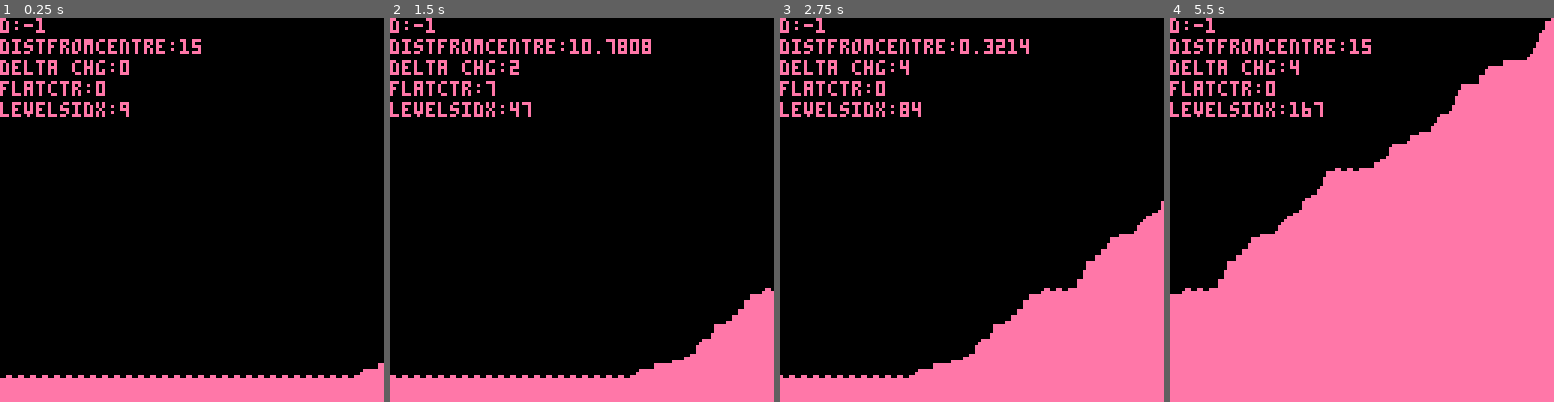
Above: before the commit, frames 1-4 (left to right).
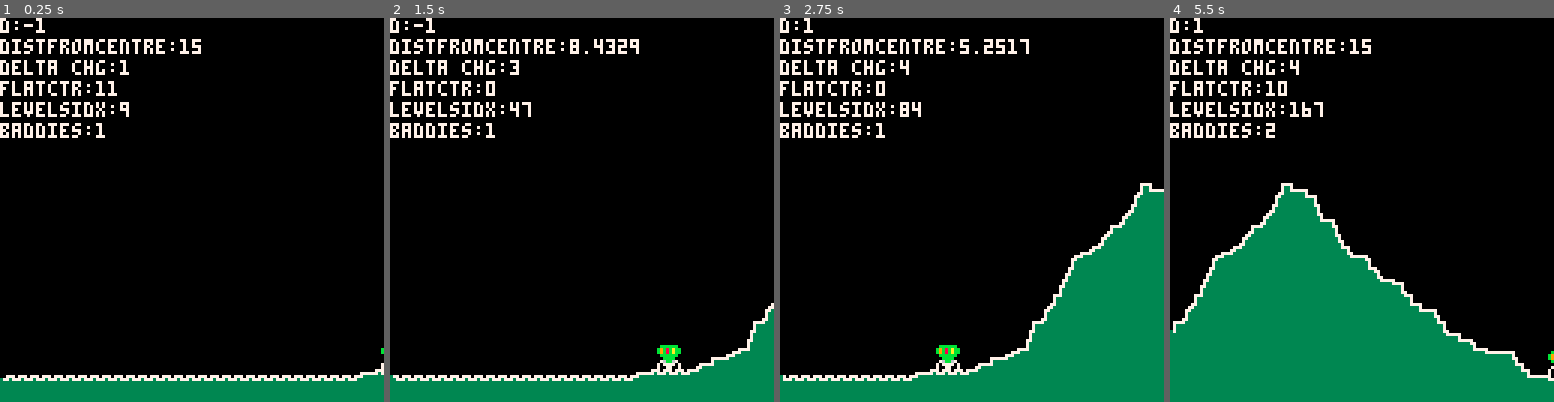
Above: after the commit, the same moments.

Repository: alexhunsley/pico-raider
Game: PICO-8 cartridge raider.p8
Same seed, same stepped clock (60 frames per second), same inputs: the game is played once before the commit and once after it.
Inputs:
- Up to frame 1 (0.25 s): no input
- Up to frame 2 (1.5 s): no input
- Up to frame 3 (2.75 s): no input
- Up to frame 4 (5.5 s): no input

The runs differ from the first frame. In frame 1, 10% of the frame differs, in the area x 0-100%, y 0-100%; in frame 2, 14%; in frame 3, 25%; in frame 4, 66%.

Commit message:
Spawning fuel depos now

Diff:
--- a/raider.p8
+++ b/raider.p8
@@ -1,6 +1,9 @@
 pico-8 cartridge // http://www.pico-8.com
 version 8
 __lua__
+baddies={}
+
+
 level=120
 flatmode=1
 deltacounter=0
@@ -10,17 +13,17 @@
 
 flatcounter=0
 chanceflat=2
-flatwidth=10
+flatwidth=12
 
 leveldelta=-1
 
-maxslope=3
+maxslope=4
 
 ldch=0
 distfromcentre=0
 -- dists are from bottom
 -- of screen
-highestland=100
+highestland=115
 lowestland=30
 midland=(highestland+lowestland)/2
 landhalf=(highestland-lowestland)/2
@@ -37,6 +40,7 @@
 levelsidx=1
 
 function _init()
+ srand(314)
  for i=1,128 do
   if i%4 > 1 then
    levels[i]=120
@@ -46,8 +50,24 @@
  end
 end
 
+function newbaddy(x,y)
+ baddy={}
+ baddy.x=x
+ baddy.y=y
+ baddy.spr=1
+ return baddy
+end
+
+function getendlevelidx()
+ return 1+(levelsidx+127)%128
+end
+
+function rightmostheight()
+ return levels[endlevelidx]
+end
+
 function updatelevel()
- endlevelidx=1+(levelsidx+127)%128
+ endlevelidx=getendlevelidx()
  oldlevel=levels[1+(endlevelidx-1+127)%128]
 
  deltoid=0
@@ -83,6 +103,19 @@
  end
 end
 
+function spawnlandbaddy()
+ add(baddies,
+   newbaddy(129,
+   rightmostheight()-8))
+end
+
+function updatebaddy(baddy)
+ baddy.x-=1
+ --if baddy.x<-8 then
+ -- remove(baddies,baddy)
+ --end
+end
+
 function _update()
 -- fr=(fr+1)%128
  levelsidx+=1
@@ -91,39 +124,55 @@
  if flatcounter==0 then
   if rnd(100)<chanceflat then
    flatcounter=flatwidth
+   if count(baddies)>=0 then
+    spawnlandbaddy()
+   end
   end
  else
   flatcounter-=1
  end
+
+ foreach(baddies,updatebaddy)
  --print("asd"..distfromcentre)
-
+end
+
+function drawspr(s)
+ spr(1,s.x,s.y)
 end
 
 function _draw()
  cls()
+-- spr(1,1,80)
  print("d:"..leveldelta,0,0)
  print("distfromcentre:"..distfromcentre,0,7)
  print("delta chg:"..ldch,0,14)
  print("flatctr:"..flatcounter,0,21)
- print("levelsidx:"..levelsidx,00,28)
-
+ print("levelsidx:"..levelsidx,0,28)
+ print("baddies:"..count(baddies),0,35)
  for x=0,128 do
   lidx=1+(x+levelsidx)%128
   line(x,128,
        x,levels[lidx],
-       14)
- end
+       3)
+  if x>0 then
+   lidxold=1+(x+levelsidx-1)%128
+   line(x,levels[lidxold],
+       x,levels[lidx],7)
+  end
+ end
+
+ foreach(baddies,drawspr)
 end
 
 __gfx__
-00000000000000000000000000000000000000000000000000000000000000000000000000000000000000000000000000000000000000000000000000000000
-00000000000000000000000000000000000000000000000000000000000000000000000000000000000000000000000000000000000000000000000000000000
-00700700000000000000000000000000000000000000000000000000000000000000000000000000000000000000000000000000000000000000000000000000
-00077000000000000000000000000000000000000000000000000000000000000000000000000000000000000000000000000000000000000000000000000000
-00077000000000000000000000000000000000000000000000000000000000000000000000000000000000000000000000000000000000000000000000000000
-00700700000000000000000000000000000000000000000000000000000000000000000000000000000000000000000000000000000000000000000000000000
-00000000000000000000000000000000000000000000000000000000000000000000000000000000000000000000000000000000000000000000000000000000
-00000000000000000000000000000000000000000000000000000000000000000000000000000000000000000000000000000000000000000000000000000000
+000000000bbbbbb00000000000000000000000000000000000000000000000000000000000000000000000000000000000000000000000000000000000000000
+00000000b9b8babb0000000000000000000000000000000000000000000000000000000000000000000000000000000000000000000000000000000000000000
+00700700b9b8babb0000000000000000000000000000000000000000000000000000000000000000000000000000000000000000000000000000000000000000
+000770000bbbbbb00000000000000000000000000000000000000000000000000000000000000000000000000000000000000000000000000000000000000000
+0007700000bbbb000000000000000000000000000000000000000000000000000000000000000000000000000000000000000000000000000000000000000000
+00700700076bb6700000000000000000000000000000000000000000000000000000000000000000000000000000000000000000000000000000000000000000
+00000000707777070000000000000000000000000000000000000000000000000000000000000000000000000000000000000000000000000000000000000000
+00000000700770070000000000000000000000000000000000000000000000000000000000000000000000000000000000000000000000000000000000000000
 00000000000000000000000000000000000000000000000000000000000000000000000000000000000000000000000000000000000000000000000000000000
 00000000000000000000000000000000000000000000000000000000000000000000000000000000000000000000000000000000000000000000000000000000
 00000000000000000000000000000000000000000000000000000000000000000000000000000000000000000000000000000000000000000000000000000000
